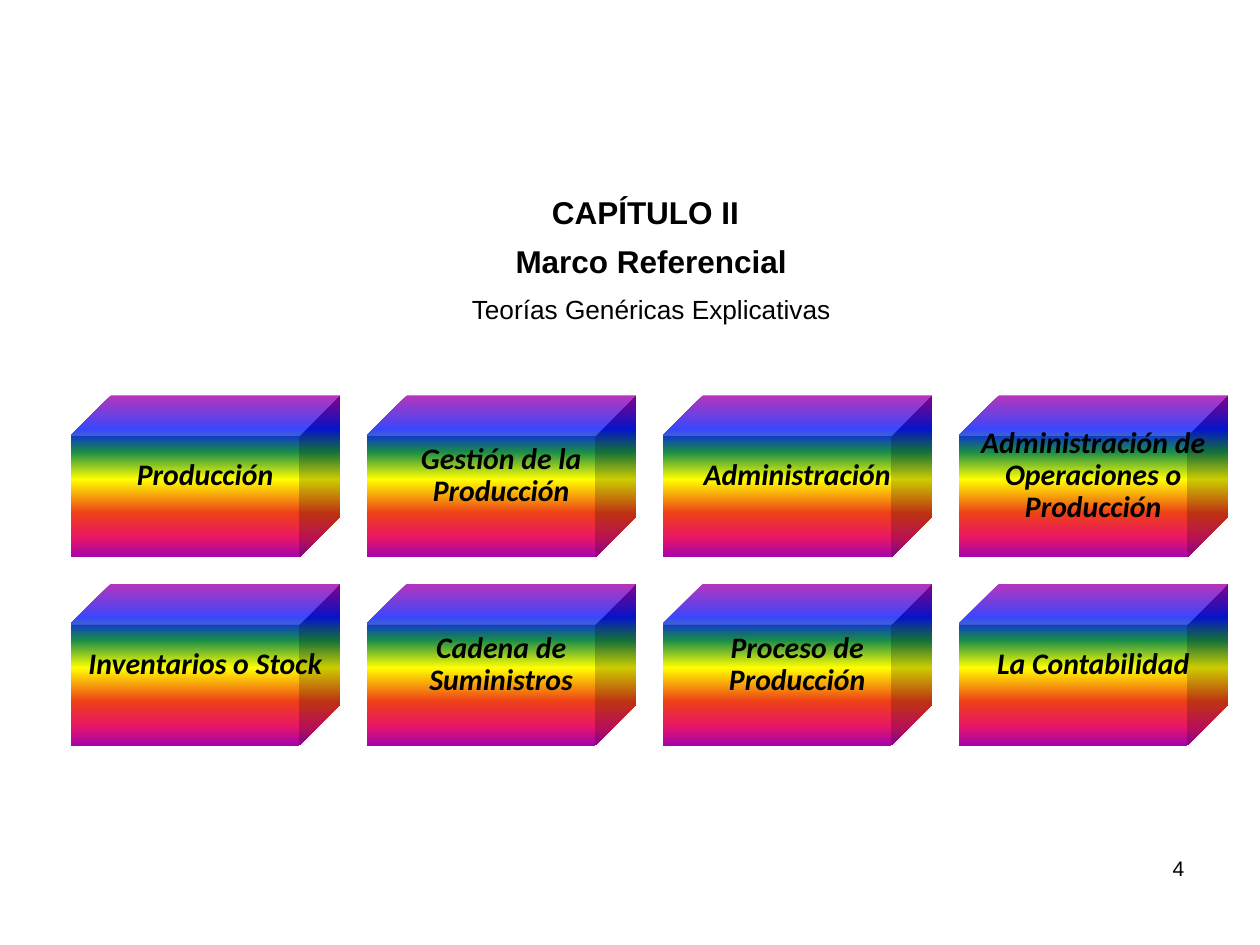
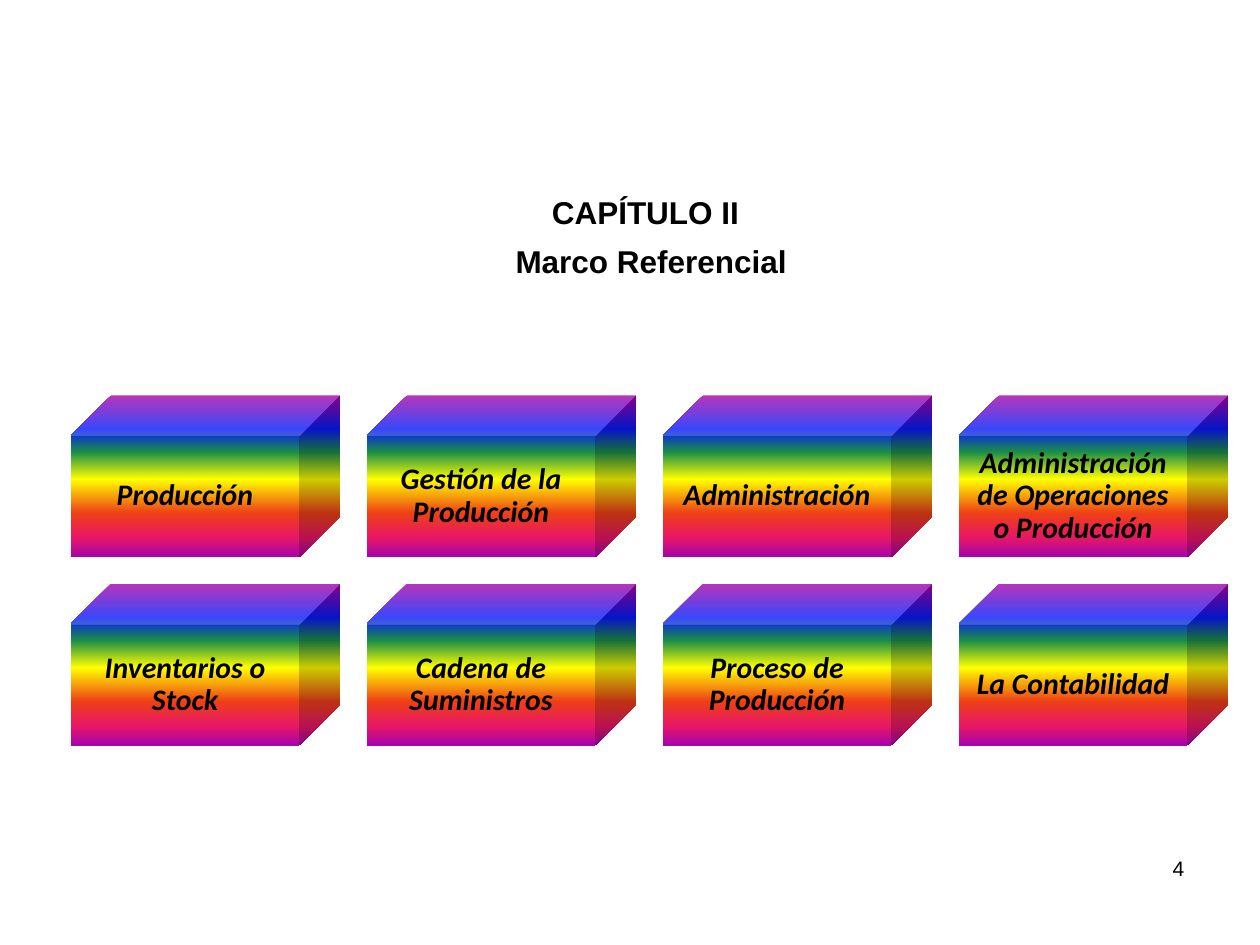
Before and after one commit to AEVegaEngineer/Tesis, a slide deck: slide 4 of diapositivas Andrés Vega.pptx. Drawn at 1260x945 pixels with LibreOffice and Linux fonts; fonts in the diff are those of the drawing; background and template pictures are left out. Boxes give left, top, right and bottom in pixels: in the first picture for what was removed or moved away, otherwise in the second. Text is boxed around its words. In the diff, an @@ line names an element or a change of style, - is before the commit and + after.

```diff
--- a/diapositivas Andrés Vega.pptx
+++ b/diapositivas Andrés Vega.pptx
@@ text removed at [472, 299, 830, 325] @@
-Teorías Genéricas Explicativas
@@ text "Producción" rewrapped from [137, 460, 273, 492] to [117, 481, 253, 506] @@
@@ text "Gestión de la Producción" rewrapped from [421, 444, 581, 502] to [401, 465, 561, 529] @@
@@ text "Administración" rewrapped from [704, 460, 891, 492] to [683, 481, 870, 506] @@
@@ text "Administración de Operaciones o Producción" rewrapped from [981, 428, 1205, 525] to [977, 448, 1169, 545] @@
@@ text "Inventarios o Stock" rewrapped from [88, 649, 322, 681] to [105, 653, 266, 717] @@
@@ text "Cadena de Suministros" rewrapped from [429, 633, 572, 691] to [409, 653, 552, 717] @@
@@ text "Proceso de Producción" rewrapped from [729, 633, 865, 691] to [709, 653, 845, 717] @@
@@ text "La Contabilidad": place and size @@
-text "La Contabilidad" at [997, 649, 1189, 681]
+text "La Contabilidad" at [977, 669, 1169, 701]
```
Also in this commit, not shown: 4 other slides changed, 2 slides removed, 1 other file.
